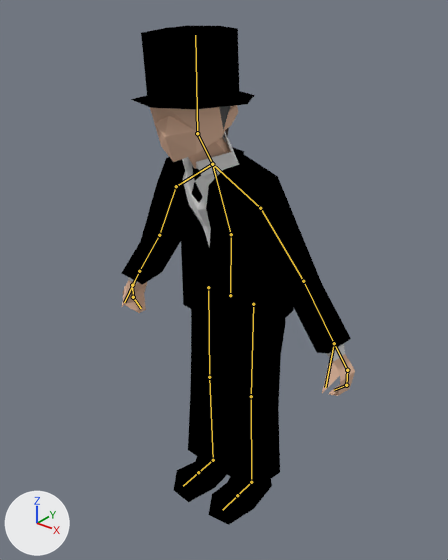
A saved change to the Blender file uhhhh tristan is fat/Assets/Models/Faulkner.blend.
Both versions are drawn from a 50 mm lens placed at (10.73, -13.19, 16.62), pointed at (0.35, -0.22, 8.58). Lighting does not change. The marker at lower left points along +X, +Y and +Z. The bones that bend it are drawn over the model as lines.

Names of what the first picture shows: 'Faulkner'.
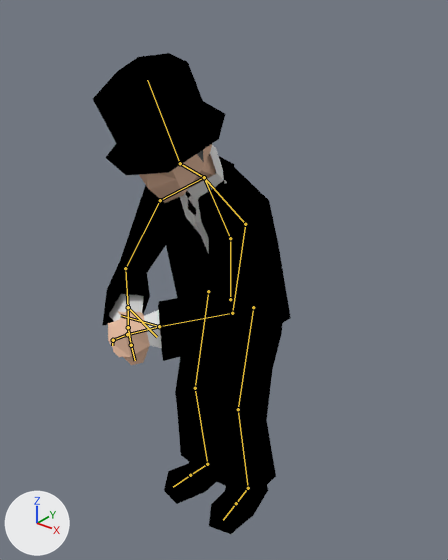
The newer file adds an action. The first version stands in its rest pose; the second is drawn at frame 1 of the action 'faulkner_idle'.

Edits to the bpy script that builds the scene:
```text
Change bone_legcontrol_l:
    where bone_legcontrol_l = bpy.data.objects['Armature'].pose.bones['LegControl.L']  # child of 'Root'
    bone_legcontrol_l.location: (0.0, 0.0, 0.0) -> (-0.04, 0.33, 0.0)
    bone_legcontrol_l.rotation_quaternion: (1.0, 0.0, 0.0, 0.0) -> (0.998, 0.0, 0.0, 0.064)  # degrees (0, 0, 0) -> degrees (0, 0, 7)
Change bone_legcontrol_r:
    where bone_legcontrol_r = bpy.data.objects['Armature'].pose.bones['LegControl.R']  # child of 'Root'
    bone_legcontrol_r.location: (0.0, 0.0, 0.0) -> (0.02, 0.29, 0.0)
    bone_legcontrol_r.rotation_quaternion: (1.0, 0.0, 0.0, 0.0) -> (0.998, 0.0, 0.0, -0.056)  # degrees (0, 0, 0) -> degrees (0, 0, -6)
Change bone_waist:
    where bone_waist = bpy.data.objects['Armature'].pose.bones['Waist']  # child of 'Root'
    bone_waist.location: (0.0, 0.0, 0.0) -> (0.0, -0.13, 0.0)
Change bone_chest:
    where bone_chest = bpy.data.objects['Armature'].pose.bones['Chest']  # child of 'Waist'
    bone_chest.rotation_quaternion: (1.0, 0.0, 0.0, 0.0) -> (0.997, 0.081, 0.0, 0.0)  # degrees (0, 0, 0) -> degrees (9, 0, 0)
Change bone_neck:
    where bone_neck = bpy.data.objects['Armature'].pose.bones['Neck']  # child of 'Chest'
    bone_neck.rotation_quaternion: (1.0, 0.0, 0.0, 0.0) -> (0.991, 0.137, 0.0, 0.0)  # degrees (0, 0, 0) -> degrees (16, 0, 0)
Change bone_shoulder_l:
    where bone_shoulder_l = bpy.data.objects['Armature'].pose.bones['Shoulder.L']  # child of 'Chest'
    bone_shoulder_l.rotation_quaternion: (1.0, 0.0, 0.0, 0.0) -> (0.989, 0.035, 0.078, -0.125)  # degrees (0, 0, 0) -> degrees (3, 9, -14)
Change bone_upperarm_l:
    where bone_upperarm_l = bpy.data.objects['Armature'].pose.bones['UpperArm.L']  # child of 'Shoulder.L'
    bone_upperarm_l.rotation_quaternion: (1.0, 0.0, 0.0, 0.0) -> (0.93, -0.163, -0.079, -0.32)  # degrees (0, 0, 0) -> degrees (-15, -15, -36)
Change bone_forearm_l:
    where bone_forearm_l = bpy.data.objects['Armature'].pose.bones['Forearm.L']  # child of 'UpperArm.L'
    bone_forearm_l.rotation_quaternion: (1.0, 0.0, 0.0, 0.0) -> (0.765, -0.075, 0.359, -0.529)  # degrees (0, 0, 0) -> degrees (-34, 28, -78)
Change bone_shoulder_r:
    where bone_shoulder_r = bpy.data.objects['Armature'].pose.bones['Shoulder.R']  # child of 'Chest'
    bone_shoulder_r.rotation_quaternion: (1.0, 0.0, 0.0, 0.0) -> (0.989, 0.035, -0.078, 0.125)  # degrees (0, 0, 0) -> degrees (3, -9, 14)
Change bone_upperarm_r:
    where bone_upperarm_r = bpy.data.objects['Armature'].pose.bones['UpperArm.R']  # child of 'Shoulder.R'
    bone_upperarm_r.rotation_quaternion: (1.0, 0.0, 0.0, 0.0) -> (0.952, -0.071, 0.067, 0.289)  # degrees (0, 0, 0) -> degrees (-6, 10, 33)
Change bone_forearm_r:
    where bone_forearm_r = bpy.data.objects['Armature'].pose.bones['Forearm.R']  # child of 'UpperArm.R'
    bone_forearm_r.rotation_quaternion: (1.0, 0.0, 0.0, 0.0) -> (0.603, 0.032, -0.521, 0.603)  # degrees (0, 0, 0) -> degrees (-52, -42, 111)
```

Boxes (x1, y1, x2, y2) around the edits, measured in the pictures (448 x 560 px):
'Faulkner', posed (15% narrower): before (122, 26, 355, 525); after (93, 53, 291, 534)
bone 'Waist', root to tip: before (230, 295) to (231, 234); after (230, 299) to (230, 238)
bone 'Chest', root to tip: before (231, 234) to (212, 164); after (230, 238) to (204, 177)
bone 'Neck', root to tip: before (212, 164) to (197, 133); after (204, 177) to (180, 163)
bone 'Shoulder.L', root to tip: before (212, 164) to (260, 208); after (204, 177) to (245, 224)
bone 'UpperArm.L', root to tip: before (260, 208) to (303, 281); after (245, 224) to (232, 313)
bone 'Forearm.L', root to tip: before (303, 281) to (334, 343); after (232, 313) to (159, 326)
bone 'Shoulder.R', root to tip: before (212, 164) to (176, 186); after (204, 177) to (160, 200)
bone 'UpperArm.R', root to tip: before (176, 186) to (159, 235); after (160, 200) to (125, 268)
bone 'Forearm.R', root to tip: before (159, 235) to (139, 271); after (125, 268) to (128, 307)
